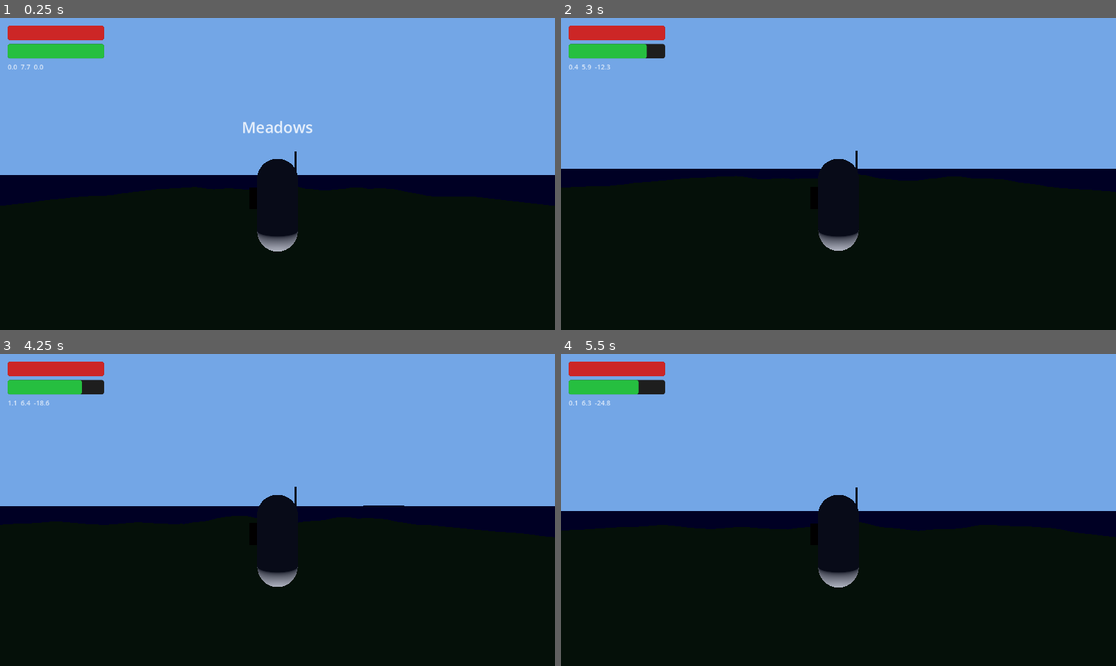
Above: before the commit, frames 1-4 (two rows, left to right).
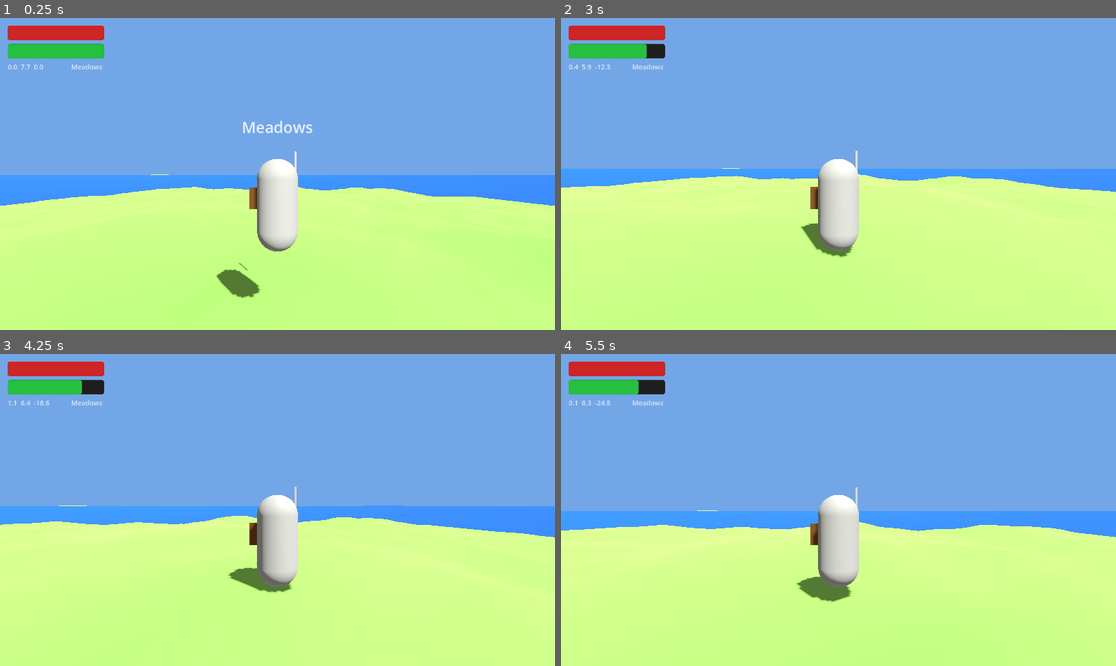
Above: after the commit, the same moments.

Repository: cpeter41/mingusbreath
Game: Godot game, scene res://scenes/world/World.tscn
Same seed, same stepped clock (60 frames per second), same inputs: the game is played once before the commit and once after it.
Inputs (mouse positions are in pixels of both pictures, inside the frame that each line leads up to):
- Up to frame 1 (0.25 s): no input
- Up to frame 2 (3 s): tap Enter at 0.5 s; move the mouse to (866, 174) at 0.52 s; hold T 0.53-1.28 s; hold W (move_forward) from 0.53 s (still down); tap Space (jump) at 0.77, 1.52 s; move the mouse to (810, 174) at 1.27 s; click (810, 174) at 1.35 s; tap T at 1.55, 2.3 s; move the mouse to (849, 167) at 2.02 s; hold Right mouse button (block) 2.03-2.78 s; move the mouse to (832, 180) at 2.77 s; tap Ctrl (dodge) at 2.85 s
- Up to frame 3 (4.25 s): keep holding W (move_forward); tap Space (jump) at 3.02, 3.77 s; tap T at 3.05, 3.8 s; move the mouse to (316, 513) at 3.52 s; hold Q (spawn_boat) from 3.53 s (still down)
- Up to frame 4 (5.5 s): keep holding W (move_forward); move the mouse to (794, 506) at 4.27 s; release Q (spawn_boat) at 4.28 s; tap Shift (sprint) at 4.35 s; tap Space (jump) at 4.52 s; tap T at 4.55 s; move the mouse to (844, 510) at 5.02 s; hold T from 5.03 s (still down)

The runs differ from the first frame. In frame 1, 50% of the frame differs, in the area x 0-100%, y 14-100%; in frame 2, 52%; in frame 3, 51%; in frame 4, 50%.

Commit message:
feat: HUD biome label, sun/moon visuals, full island load, reset fix, time accel
HUD
- Add biome name label (BiomeLabel) to the right of the coordinate display.
  Connects to EventBus.biome_entered and updates immediately on biome change.
  Matches coord label styling (font size 14, 75% alpha white).

Sun visual disc (scripts/world/sun.gd)
- New Sun class (extends MeshInstance3D) that generates a soft radial-gradient
  disc texture procedurally at runtime (64x64 RGBA, smoothstep 0.55→1.0).
- Positions itself at camera.global_position + sun_basis_z * 900 every frame so
  it stays fixed in the sky direction regardless of player movement.
- Hides automatically when sun_dir.y < -0.05 (below horizon / nighttime).
- SHADING_MODE_UNSHADED + BILLBOARD_ENABLED + no_depth_test=false means it is
  unaffected by scene lighting, always faces the camera, and is properly occluded
  by terrain/geometry while rendering in front of the flat BG_COLOR sky.
- Instantiated as a child of the existing $Sun DirectionalLight3D in world_root.

Moon (scripts/world/moon.gd + time_of_day.gd + world_root.gd)
- New Moon class mirroring Sun: smaller disc (55x55), harder edge (0.78→0.96),
  cool blue-white color (0.92, 0.95, 1.0).
- DirectionalLight3D for moonlight: energy 0.15, color Color(0.7, 0.8, 1.0),
  shadows disabled. Created at runtime and added to world scene.
- TimeOfDay.set_moon() registered; _moon.rotation.x = _sun.rotation.x + PI each
  frame keeps the moon exactly 180° opposite the sun across the full day cycle.

Full island load (globals/world_stream.gd)
- Removed distance-based streaming thresholds. _try_first_batch() now loads all
  placements unconditionally at world startup.
- Per-frame load/unload distance loop removed from _process(); only _update_biome()
  remains. LOAD_BUFFER_M and UNLOAD_BUFFER_M constants are now unused.

Reset save fix (globals/save_system.gd)
- load_or_init() previously returned early with no action when no save file
  existed. Autoload singletons (e.g. TimeOfDay) survive scene reloads, so pressing
  R to reset would reload the scene but leave game_minutes unchanged.
- Fix: when no save file exists, call load_data({}) on all registered saveables so
  they fall through to their .get("key", default) values and reset correctly.

Time acceleration (globals/time_of_day.gd)
- Hold T during play to run time at 20x speed (TIME_ACCEL_MULT constant).
  Implemented via Input.is_key_pressed(KEY_T) in _process(); no input map entry
  required.

Co-Authored-By: Claude Sonnet 4.6 <noreply@anthropic.com>

Diff:
--- a/globals/save_system.gd
+++ b/globals/save_system.gd
@@ -52,6 +52,9 @@
 		if not is_instance_valid(_saveables[i]):
 			_saveables.remove_at(i)
 	if not FileAccess.file_exists(SAVE_PATH):
+		for n in _saveables:
+			if n.has_method("load_data"):
+				n.load_data({})
 		return
 	var f := FileAccess.open(SAVE_PATH, FileAccess.READ)
 	if f == null:
--- a/globals/time_of_day.gd
+++ b/globals/time_of_day.gd
@@ -1,6 +1,7 @@
 extends Node
 
 const MINUTES_PER_DAY := 1440.0
+const TIME_ACCEL_MULT := 20.0
 
 enum Phase { DAWN, DAY, DUSK, NIGHT }
 
@@ -14,6 +15,7 @@
 var phase: Phase = Phase.DAY
 
 var _sun: DirectionalLight3D = null
+var _moon: DirectionalLight3D = null
 var _env: Environment = null
 
 
@@ -25,12 +27,17 @@
 	_sun = sun
 
 
+func set_moon(moon: DirectionalLight3D) -> void:
+	_moon = moon
+
+
 func set_world_environment(env: Environment) -> void:
 	_env = env
 
 
 func _process(delta: float) -> void:
-	game_minutes += delta * minutes_per_real_second
+	var rate := minutes_per_real_second * (TIME_ACCEL_MULT if Input.is_key_pressed(KEY_T) else 1.0)
+	game_minutes += delta * rate
 	var m := fmod(game_minutes, MINUTES_PER_DAY)
 
 	var new_phase := _phase_for(m)
@@ -40,6 +47,8 @@
 
 	if _sun != null:
 		_sun.rotation.x = deg_to_rad(90.0 * cos(TAU * m / MINUTES_PER_DAY))
+	if _moon != null:
+		_moon.rotation.x = _sun.rotation.x + PI
 
 	if _env != null:
 		_env.ambient_light_color = _compute_tint(m)
--- a/globals/world_stream.gd
+++ b/globals/world_stream.gd
@@ -41,10 +41,7 @@
 	if _player == null or _container == null or _first_batch_done:
 		return
 	for p in IslandRegistry.placements:
-		var placement := p as IslandPlacement
-		var dist: float = _player.global_position.distance_to(placement.position)
-		if dist <= placement.def.footprint_radius + LOAD_BUFFER_M:
-			_load_island(placement)
+		_load_island(p as IslandPlacement)
 	_first_batch_done = true
 	EventBus.world_loaded.emit()
 
@@ -54,18 +51,6 @@
 		_player = null
 	if _player == null or _container == null or not _first_batch_done:
 		return
-
-	for p in IslandRegistry.placements:
-		var placement := p as IslandPlacement
-		var dist: float = _player.global_position.distance_to(placement.position)
-		var load_t: float = placement.def.footprint_radius + LOAD_BUFFER_M
-		var unload_t: float = placement.def.footprint_radius + UNLOAD_BUFFER_M
-
-		if dist <= load_t and not active_islands.has(placement.runtime_id):
-			_load_island(placement)
-		elif dist > unload_t and active_islands.has(placement.runtime_id):
-			_unload_island(placement.runtime_id)
-
 	_update_biome()
 
 
--- a/scenes/world/World.tscn
+++ b/scenes/world/World.tscn
@@ -1,44 +1,44 @@
-[gd_scene format=3]
+[gd_scene format=3 uid="uid://cssl66b4ed1cs"]
 
-[ext_resource type="Script" path="res://scripts/world/world_root.gd" id="1_wr"]
-[ext_resource type="Script" path="res://scripts/world/ocean_follower.gd" id="2_of"]
-[ext_resource type="PackedScene" path="res://scenes/player/Player.tscn" id="3_pl"]
+[ext_resource type="Script" uid="uid://c8bn3o2v20yf2" path="res://scripts/world/world_root.gd" id="1_wr"]
+[ext_resource type="Script" uid="uid://clkwfnsyavuqj" path="res://scripts/world/ocean_follower.gd" id="2_of"]
+[ext_resource type="PackedScene" uid="uid://co1cgbo6s2lmu" path="res://scenes/player/Player.tscn" id="3_pl"]
+
+[sub_resource type="StandardMaterial3D" id="WaterMat_1"]
+albedo_color = Color(0.09, 0.28, 0.72, 1)
+
+[sub_resource type="PlaneMesh" id="Plane_1"]
+size = Vector2(4096, 4096)
+subdivide_width = 32
+subdivide_depth = 32
 
 [sub_resource type="Environment" id="Env_1"]
 background_mode = 1
-background_color = Color(0.45, 0.65, 0.90, 1)
+background_color = Color(0.45, 0.65, 0.9, 1)
 ambient_light_source = 2
 ambient_light_color = Color(0.4, 0.45, 0.5, 1)
 ambient_light_energy = 0.5
 
-[sub_resource type="PlaneMesh" id="Plane_1"]
-size = Vector2(4096.0, 4096.0)
-subdivide_width = 32
-subdivide_depth = 32
-
-[sub_resource type="StandardMaterial3D" id="WaterMat_1"]
-albedo_color = Color(0.09, 0.28, 0.72, 1)
-
-[node name="WorldRoot" type="Node3D"]
+[node name="WorldRoot" type="Node3D" unique_id=1574986342]
 script = ExtResource("1_wr")
 
-[node name="IslandContainer" type="Node3D" parent="."]
+[node name="IslandContainer" type="Node3D" parent="." unique_id=203679104]
 
-[node name="OceanFollower" type="Node3D" parent="."]
+[node name="OceanFollower" type="Node3D" parent="." unique_id=2109022807]
 script = ExtResource("2_of")
 
-[node name="WaterMesh" type="MeshInstance3D" parent="OceanFollower"]
-position = Vector3(0, -0.15, 0)
+[node name="WaterMesh" type="MeshInstance3D" parent="OceanFollower" unique_id=1287942960]
+transform = Transform3D(1, 0, 0, 0, 1, 0, 0, 0, 1, 0, -0.15, 0)
+material_override = SubResource("WaterMat_1")
 mesh = SubResource("Plane_1")
-material_override = SubResource("WaterMat_1")
 
-[node name="Sun" type="DirectionalLight3D" parent="."]
-rotation = Vector3(-0.785398, 0.523599, 0.0)
+[node name="Sun" type="DirectionalLight3D" parent="." unique_id=756844716]
+transform = Transform3D(0.86602527, -0.3535535, 0.35355362, 0, 0.7071069, 0.70710665, -0.50000024, -0.6123722, 0.61237246, 0, 0, 0)
 light_energy = 1.2
 shadow_enabled = true
 
-[node name="WorldEnv" type="WorldEnvironment" parent="."]
+[node name="WorldEnv" type="WorldEnvironment" parent="." unique_id=2115614150]
 environment = SubResource("Env_1")
 
-[node name="Player" parent="." instance=ExtResource("3_pl")]
-position = Vector3(0, 15, 0)
+[node name="Player" parent="." unique_id=863874365 instance=ExtResource("3_pl")]
+transform = Transform3D(1, 0, 0, 0, 1, 0, 0, 0, 1, 0, 15, 0)
--- a/scripts/ui/hud.gd
+++ b/scripts/ui/hud.gd
@@ -6,6 +6,7 @@
 var _death_fade: ColorRect
 var _death_tween: Tween
 var _coords_label: Label
+var _biome_label: Label
 
 func _ready() -> void:
 	process_mode = Node.PROCESS_MODE_ALWAYS
@@ -24,8 +25,10 @@
 	_add_pickup_label()
 	_add_death_fade()
 	_add_coords_label()
+	_add_biome_label()
 
 	EventBus.item_picked_up.connect(_on_item_picked_up)
+	EventBus.biome_entered.connect(_on_biome_entered)
 	EventBus.player_died.connect(_on_player_died)
 	EventBus.player_respawned.connect(_on_player_respawned)
 
@@ -103,6 +106,22 @@
 	add_child(_coords_label)
 
 
+func _add_biome_label() -> void:
+	_biome_label = Label.new()
+	_biome_label.name = "BiomeLabel"
+	_biome_label.anchor_left   = 0.0
+	_biome_label.anchor_right  = 0.0
+	_biome_label.anchor_top    = 0.0
+	_biome_label.anchor_bottom = 0.0
+	_biome_label.offset_left   = 148.0
+	_biome_label.offset_right  = 500.0
+	_biome_label.offset_top    = 92.0
+	_biome_label.offset_bottom = 114.0
+	_biome_label.add_theme_font_size_override("font_size", 14)
+	_biome_label.add_theme_color_override("font_color", Color(1.0, 1.0, 1.0, 0.75))
+	add_child(_biome_label)
+
+
 func _add_pickup_label() -> void:
 	_pickup_label = Label.new()
 	_pickup_label.name = "PickupLabel"
@@ -150,6 +169,10 @@
 	_death_tween.tween_property(_death_fade, "modulate:a", 0.0, 0.6)
 
 
+func _on_biome_entered(biome: BiomeDef) -> void:
+	_biome_label.text = biome.display_name
+
+
 func _on_item_picked_up(item_id: StringName, count: int) -> void:
 	var def = InventoryRegistry.get_item(item_id)
 	var name_str: String = def.display_name if def != null else str(item_id)
--- /dev/null
+++ b/scripts/world/moon.gd
@@ -0,0 +1,47 @@
+class_name Moon
+extends MeshInstance3D
+
+const DIST      := 900.0
+const DISC_SIZE := Vector2(55.0, 55.0)
+
+
+func _ready() -> void:
+	var quad := QuadMesh.new()
+	quad.size = DISC_SIZE
+	mesh = quad
+
+	var mat := StandardMaterial3D.new()
+	mat.transparency    = BaseMaterial3D.TRANSPARENCY_ALPHA
+	mat.shading_mode    = BaseMaterial3D.SHADING_MODE_UNSHADED
+	mat.billboard_mode  = BaseMaterial3D.BILLBOARD_ENABLED
+	mat.albedo_texture  = _make_moon_texture()
+	mat.albedo_color    = Color(0.85, 0.90, 1.0)
+	mat.no_depth_test   = false
+	mat.render_priority = -1
+	material_override   = mat
+
+
+func _process(_delta: float) -> void:
+	var moon := get_parent() as DirectionalLight3D
+	if moon == null:
+		return
+	var cam := get_viewport().get_camera_3d()
+	if cam == null:
+		return
+	var moon_dir := moon.global_transform.basis.z.normalized()
+	visible = moon_dir.y > -0.05
+	global_position = cam.global_position + moon_dir * DIST
+
+
+func _make_moon_texture() -> ImageTexture:
+	var sz  := 64
+	var img := Image.create(sz, sz, false, Image.FORMAT_RGBA8)
+	var c   := sz * 0.5
+	for y in sz:
+		for x in sz:
+			var dx := (x - c) / c
+			var dy := (y - c) / c
+			var d  := sqrt(dx * dx + dy * dy)
+			var a  := 1.0 - smoothstep(0.78, 0.96, d)
+			img.set_pixel(x, y, Color(0.92, 0.95, 1.0, a))
+	return ImageTexture.create_from_image(img)
--- /dev/null
+++ b/scripts/world/sun.gd
@@ -0,0 +1,47 @@
+class_name Sun
+extends MeshInstance3D
+
+const DIST      := 900.0
+const DISC_SIZE := Vector2(80.0, 80.0)
+
+
+func _ready() -> void:
+	var quad := QuadMesh.new()
+	quad.size = DISC_SIZE
+	mesh = quad
+
+	var mat := StandardMaterial3D.new()
+	mat.transparency    = BaseMaterial3D.TRANSPARENCY_ALPHA
+	mat.shading_mode    = BaseMaterial3D.SHADING_MODE_UNSHADED
+	mat.billboard_mode  = BaseMaterial3D.BILLBOARD_ENABLED
+	mat.albedo_texture  = _make_sun_texture()
+	mat.albedo_color    = Color(1.0, 0.95, 0.70)
+	mat.no_depth_test   = false
+	mat.render_priority = -1
+	material_override   = mat
+
+
+func _process(_delta: float) -> void:
+	var sun := get_parent() as DirectionalLight3D
+	if sun == null:
+		return
+	var cam := get_viewport().get_camera_3d()
+	if cam == null:
+		return
+	var sun_dir := sun.global_transform.basis.z.normalized()
+	visible = sun_dir.y > -0.05
+	global_position = cam.global_position + sun_dir * DIST
+
+
+func _make_sun_texture() -> ImageTexture:
+	var sz  := 64
+	var img := Image.create(sz, sz, false, Image.FORMAT_RGBA8)
+	var c   := sz * 0.5
+	for y in sz:
+		for x in sz:
+			var dx := (x - c) / c
+			var dy := (y - c) / c
+			var d  := sqrt(dx * dx + dy * dy)
+			var a  := 1.0 - smoothstep(0.55, 1.0, d)
+			img.set_pixel(x, y, Color(1.0, 0.97, 0.80, a))
+	return ImageTexture.create_from_image(img)
--- a/scripts/world/world_root.gd
+++ b/scripts/world/world_root.gd
@@ -22,6 +22,18 @@
 	TimeOfDay.set_sun($Sun as DirectionalLight3D)
 	TimeOfDay.set_world_environment(($WorldEnv as WorldEnvironment).environment)
 
+	var disc := Sun.new()
+	($Sun as DirectionalLight3D).add_child(disc)
+
+	var moon_light := DirectionalLight3D.new()
+	moon_light.name = "Moon"
+	moon_light.light_color = Color(0.7, 0.8, 1.0)
+	moon_light.light_energy = 0.15
+	moon_light.shadow_enabled = false
+	add_child(moon_light)
+	moon_light.add_child(Moon.new())
+	TimeOfDay.set_moon(moon_light)
+
 	var hud := HUD.new()
 	hud.name = "PlayerHUD"
 	add_child(hud)
Not shown, added: scripts/ui/biome_banner.gd.uid
Not shown, added: scripts/world/moon.gd.uid
Not shown, added: scripts/world/sun.gd.uid
